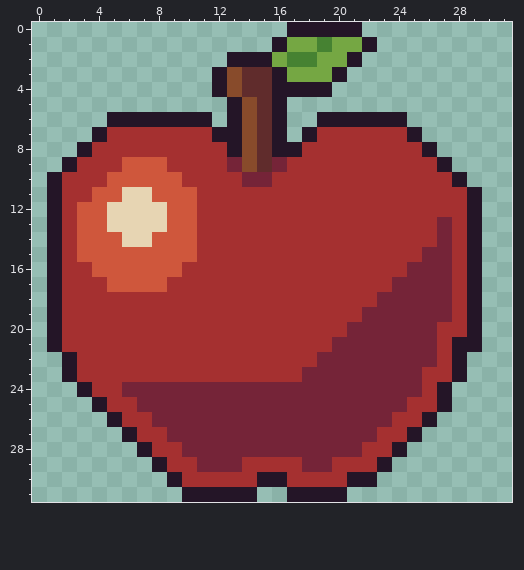
One commit to this pixel-art sprite: assets/sprites/drafts/apple.png. Above, as it was before the edit.
The file is 32x32 pixels.
After:
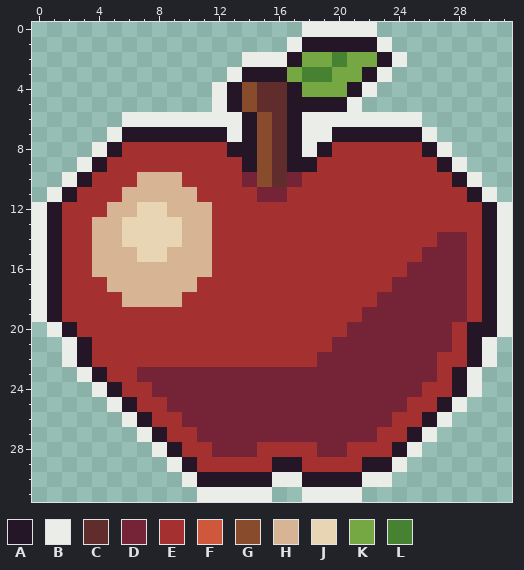
Palette (. is transparent): A #241527  B #ebede9  C #602c2c  D #752438  E #a53030  F #cf573c  G #884b2b  H #d7b594  J #e7d5b3  K #75a743  L #468232
The edit:
Changed rows in their new state; - is an unchanged pixel.
first column x 0:
 0 -----------------.BBBBB---------
 1 ----------------.BAAAA-B--------
 2 -------------.BBBAK-LKKAB-------
 3 ------------.BAA--LLKKAB--------
 4 ------------BAG-C-KKKAB---------
 5 ------------B---CAAAAB----------
 6 -----.BBBBBBBBAGCABBBBBBBB------
 7 ----.BAAAAAA-BAGCABBAAAAA-B-----
 8 ---.BA--------AGC-BA-------B----
 9 --.BA-EEE----EAGCAA---------B---
10 -.BA-EEHHH-----GCD-----------B--
11 -BA-EEHHHHH----DD-------------B-
12 B--EEHH--HHH-----------------EAB
13 B--EHH---JHH---------------E-EAB
14 B--EHH--JJHH----------------DEAB
15 B--EHHHJJHHH----------------DEAB
16 B---HHHHHHHH----------------DEAB
17 B----HHHHHH-----------------DEAB
18 B-----HHHH------------------DEAB
19 B---------------------------DEAB
20 -BA------------------------D--AB
21 -.BA-----------------------DE-B-
22 --BA------------------------EAB-
23 --.BA--DDDDDDDDDDD--------D--B--
24 ---.BAEE-------------------EAB--
25 ----.BAEE-------------------B---
26 -----.BAEE-----------------B----
27 ------.BAEE---------------B-----
28 -------.BAEE---EEEE--E---B------
29 --------.BAEEE--AAEE--A-B-------
30 ---------.BAAAA-BBAAA-BB--------
31 ----------.BBBBB-.BBBB----------
